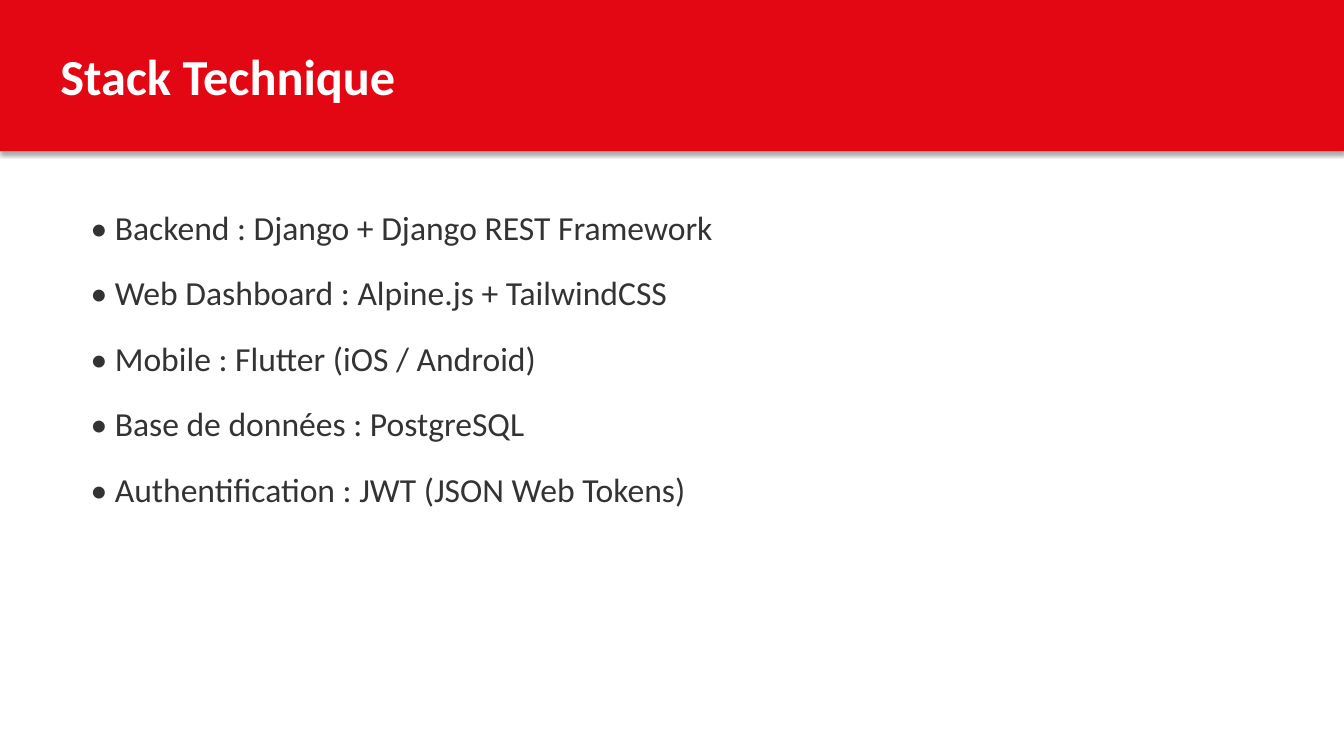
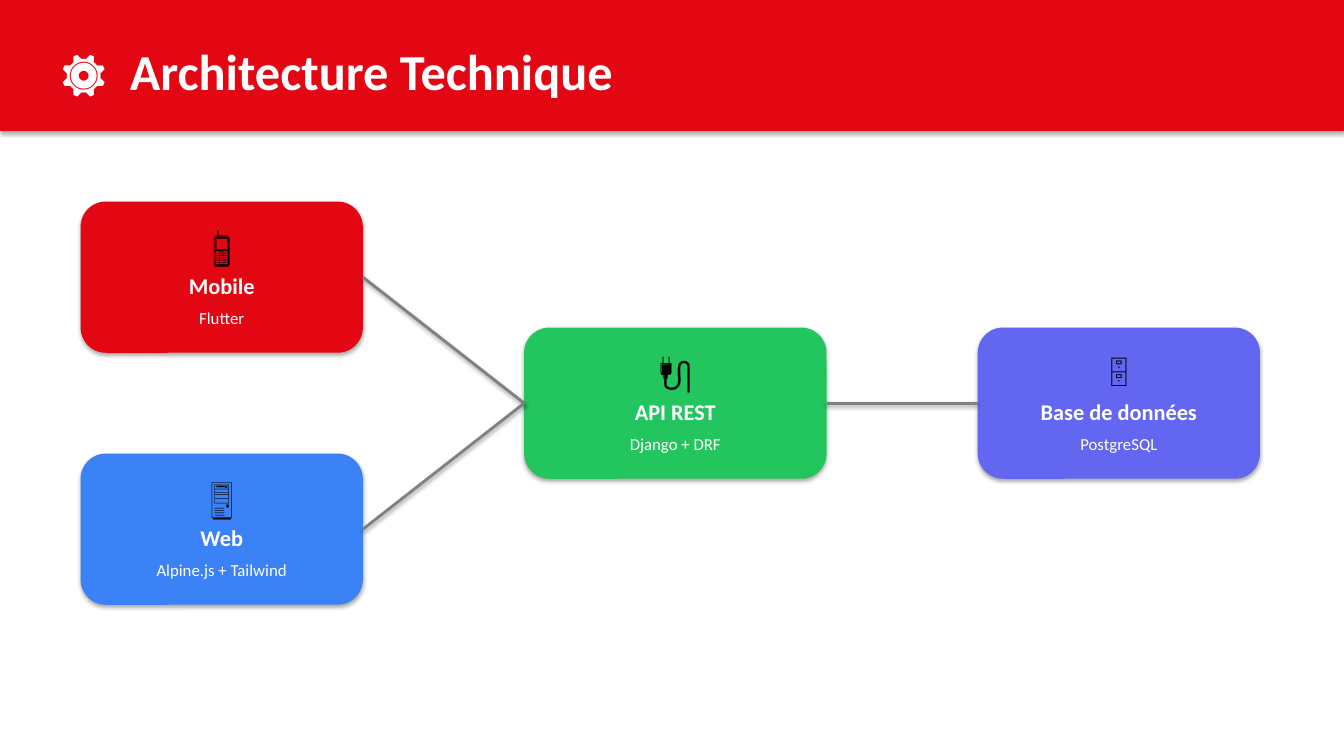
Before and after one commit to Zidoun-Abdou/Djezzy-POS, a slide deck: slide 5 of Djezzy_POS_Presentation.pptx. Drawn at 1344x756 pixels with LibreOffice and Linux fonts; fonts in the diff are those of the drawing. Boxes give left, top, right and bottom in pixels: in the first picture for what was removed or moved away, otherwise in the second. Text is boxed around its words. In the diff, an @@ line names an element or a change of style, - is before the commit and + after.

```diff
--- a/Djezzy_POS_Presentation.pptx
+++ b/Djezzy_POS_Presentation.pptx
@@ rectangle: place and size @@
-rectangle at box(0, 0, 1344, 151)
+rectangle at box(0, 0, 1344, 131)
@@ text at box(130, 54, 613, 98): text changed @@
-Stack Technique
+⚙️ Architecture Technique
@@ rounded rectangle added at box(81, 202, 363, 353), fill #E30613 @@
@@ text added at box(81, 217, 363, 267), 28 pt, text #000000 @@
+📱
@@ text removed at box(115, 216, 712, 507) @@
-• Backend : Django + Django REST Framework
-• Web Dashboard : Alpine.js + TailwindCSS
-• Mobile : Flutter (iOS / Android)
-• Base de données : PostgreSQL
-• Authentification : JWT (JSON Web Tokens)
@@ text added at box(189, 278, 255, 294), 16 pt, text #FFFFFF, bold @@
+Mobile
@@ line added from (363, 277) to (524, 403), #808080 2 pt @@
@@ text added at box(199, 312, 244, 324), 12 pt, text #FFFFFF @@
+Flutter
@@ rounded rectangle added at box(524, 328, 827, 479), fill #22C55E @@
@@ rounded rectangle added at box(978, 328, 1260, 479), fill #6366F1 @@
@@ text added at box(524, 343, 827, 393), 28 pt, text #000000 @@
+🔌
@@ text added at box(978, 343, 1260, 393), 28 pt, text #000000 @@
+🗄️
@@ line added from (363, 529) to (524, 403), #808080 2 pt @@
@@ text added at box(635, 405, 716, 420), 16 pt, text #FFFFFF, bold @@
+API REST
@@ line added from (827, 403) to (978, 403), #808080 2 pt @@
@@ text added at box(1041, 404, 1197, 420), 16 pt, text #FFFFFF, bold @@
+Base de données
@@ text added at box(630, 438, 721, 453), 12 pt, text #FFFFFF @@
+Django + DRF
@@ text added at box(1080, 439, 1157, 453), 12 pt, text #FFFFFF @@
+PostgreSQL
@@ rounded rectangle added at box(81, 454, 363, 605), fill #3B82F6 @@
@@ text added at box(81, 469, 363, 519), 28 pt, text #000000 @@
+🖥️
@@ text added at box(200, 530, 243, 546), 16 pt, text #FFFFFF, bold @@
+Web
@@ text added at box(157, 564, 287, 579), 12 pt, text #FFFFFF @@
+Alpine.js + Tailwind
```
Also in this commit, not shown: 4 other slides changed, 1 slide added, 1 slide removed.
